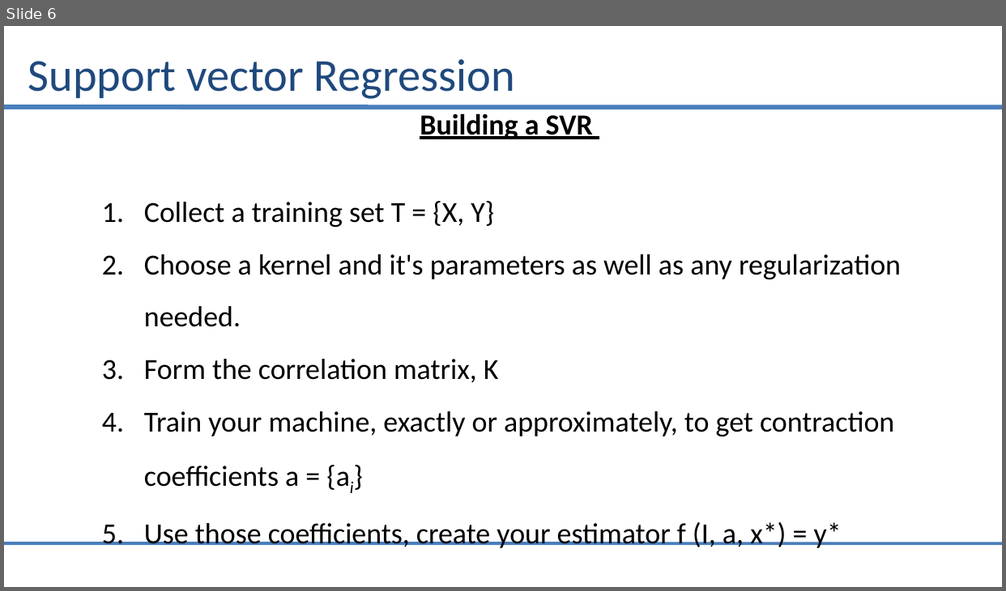
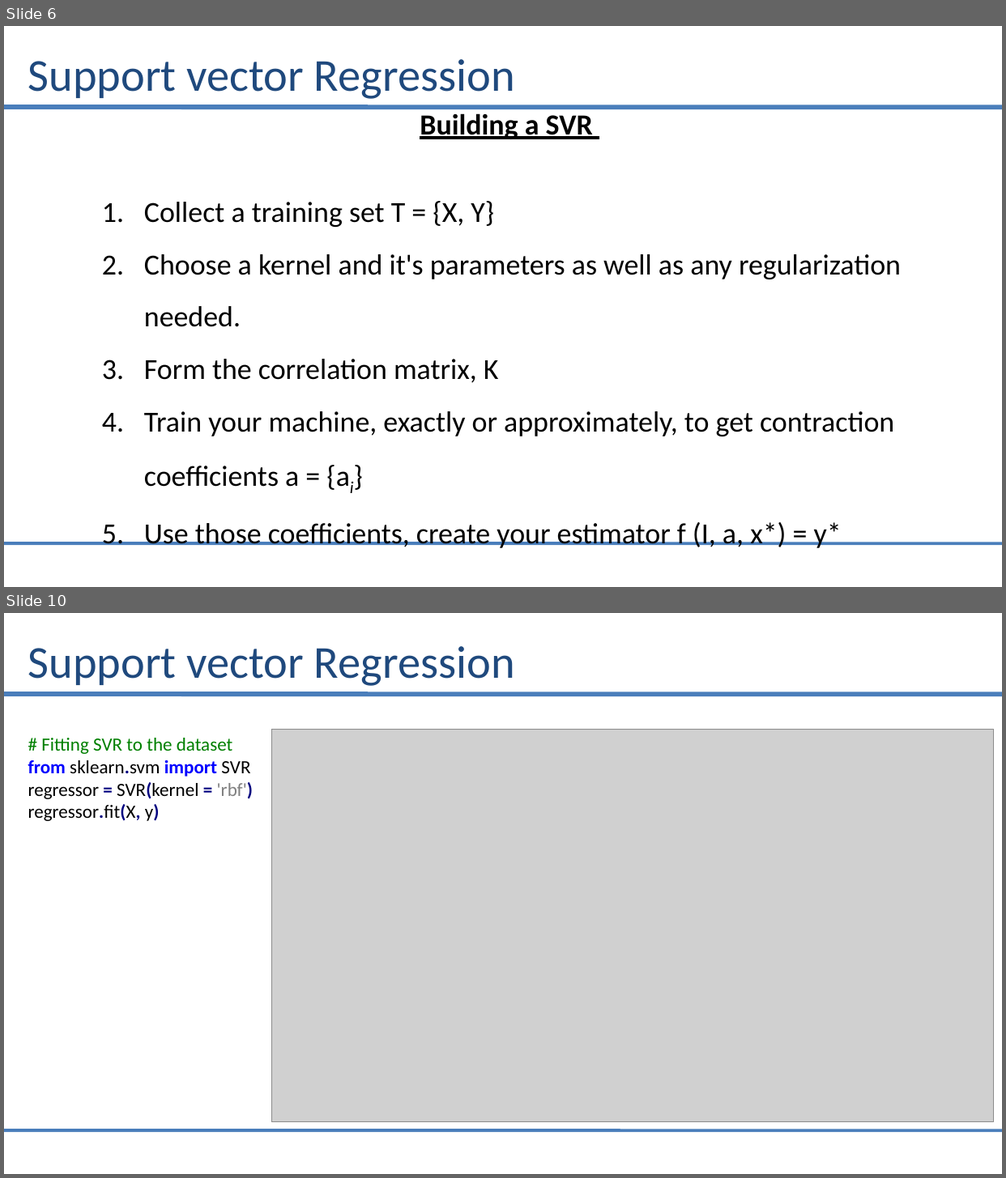
Before and after one commit to saiprasad94/DataSciencePython, a slide deck: Support_Vector_Regression/Support_vector_Regression.pptx. Shown one above the other, each under a label of ours: slide 6 before the commit, slides 6 and 10 after it; the slides between them are not shown. The pictures are 1006x591 and 1006x1178 pixels, drawn with LibreOffice and Linux fonts; fonts in the diff are those of the drawing; grey boxes stand for pictures. Boxes give left, top, right and bottom in pixels: in the first picture for what was removed or moved away, otherwise in the second. Text is boxed around its words. In the diff, an @@ line names an element or a change of style, - is before the commit and + after.

Commit message:
Support vector Regression Priliminary

```diff
--- a/Support_Vector_Regression/Support_vector_Regression.pptx
+++ b/Support_Vector_Regression/Support_vector_Regression.pptx
@@ slide 10 added at bbox=[4, 613, 1002, 1174], background #FFFFFF; not listed: 2 template elements that a slide beside it also shows @@
@@ title added at bbox=[28, 646, 515, 686], 44 pt, text #1F497D @@
+Support vector Regression
@@ picture added at bbox=[271, 729, 993, 1122] @@
@@ text added at bbox=[28, 738, 253, 821], 18 pt, text #000000 @@
+# Fitting SVR to the dataset
+from sklearn.svm import SVR
+regressor = SVR(kernel = 'rbf')
+regressor.fit(X, y)
```
Also in this commit, not shown: 3 slides changed, 2 other slides added, 2 other files.
